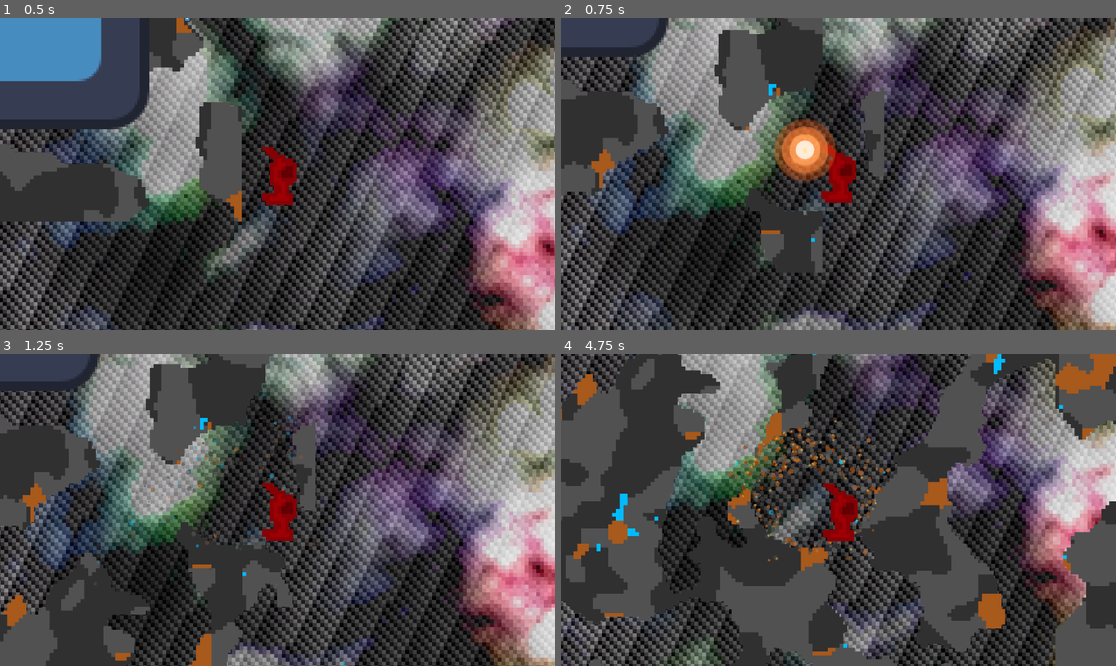
Above: before the commit, frames 1-4 (two rows, left to right).
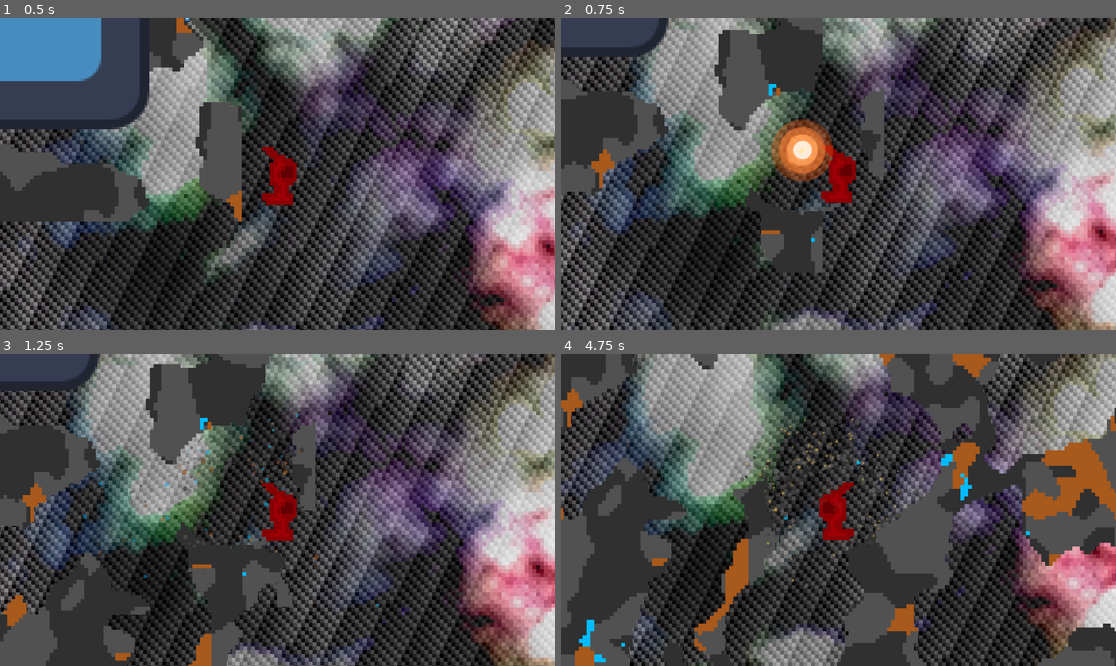
Above: after the commit, the same moments.

Repository: juusoHaaja/raketinheitin
Game: Godot game, scene res://function/world/main.tscn
Same seed, same stepped clock (60 frames per second), same inputs: the game is played once before the commit and once after it. The engine's default icon, where the game draws it, is replaced by a stand-in: a white triangle on a blue panel in a dark square.
Inputs (mouse positions are in pixels of both pictures, inside the frame that each line leads up to):
- Up to frame 1 (0.5 s): no input
- Up to frame 2 (0.75 s): move the mouse to (960, 158) at 0.52 s; hold D (right) from 0.53 s (still down); click (960, 158) at 0.67 s
- Up to frame 3 (1.25 s): keep holding D (right)
- Up to frame 4 (4.75 s): move the mouse to (727, 525) at 1.27 s; release D (right) at 1.28 s; hold S (down) 1.28-2.03 s; click (727, 525) at 1.42 s; move the mouse to (894, 441) at 2.02 s; hold D (right) 2.03-2.78 s; click (894, 441) at 2.17 s; move the mouse to (810, 572) at 2.77 s; hold W (up) 2.78-3.53 s; click (810, 572) at 2.92 s; move the mouse to (1005, 556) at 3.52 s; hold A (left) from 3.53 s (still down); click (1005, 556) at 3.67 s; move the mouse to (672, 463) at 4.27 s; click (672, 463) at 4.42 s

Frame 1 is identical in both runs. In frame 2, 0.8% of the frame differs, in the area x 33-56%, y 22-64%; in frame 3, 1.1%; in frame 4, 69%, in the area x 0-100%, y 0-100%.

Commit message:
FIREBALL

Diff:
--- a/function/player/player.gd
+++ b/function/player/player.gd
@@ -7,6 +7,7 @@
 @onready var collider = $CollisionShape2D
 @onready var boom_sfx: SoundEffect = $sfx/Explosions
 @onready var pickup_sfx: SoundEffect = $sfx/Pickup
+@onready var sprite = $Sprite2D
 
 var local_collisions: PackedVector2Array
 var jump_timer:Timer = Timer.new()
@@ -14,6 +15,8 @@
 var jump_on_cooldown = false
 
 var grappling_line_force: float = 100000.0
+
+var dir = false
 
 # Called when the node enters the scene tree for the first time.
 func _ready() -> void:
@@ -32,10 +35,16 @@
 
 # Called every frame. 'delta' is the elapsed time since the previous frame.
 func _process(delta: float) -> void:
-    pass
+    if wish_dir.x < 0:
+        dir = true
+    if wish_dir.x > 0:
+        dir = false
+    sprite.flip_h = dir
+
+var wish_dir = Vector2.ZERO
 
 func _physics_process(delta: float) -> void:
-    var wish_dir = Input.get_vector("left", "right", "up", "down")
+    wish_dir = Input.get_vector("left", "right", "up", "down")
 
     if grounded():
         if linear_velocity.x * wish_dir.x < 500.0:
--- a/function/world/main.gd
+++ b/function/world/main.gd
@@ -37,7 +37,7 @@
             circle_tool.set_radius(circle_tool.radius - 0.5)
             print("Explosion radius: ", circle_tool.radius)
 
-        if event.button_index == MOUSE_BUTTON_MIDDLE:
+        if event.button_index == MOUSE_BUTTON_RIGHT:
             shoot_grappling_hook()
 
 func shoot_rocket():
--- a/function/world/projectiles/projectile.gd
+++ b/function/world/projectiles/projectile.gd
@@ -4,7 +4,7 @@
 
 signal exploded
 
-@export var speed: float = 1000.0
+@export var speed: float = 700.0
 @export var explosion_radius: float = 4.0
 @export var lifetime: float = 5.0
 
--- a/function/world/projectiles/projectile.tscn
+++ b/function/world/projectiles/projectile.tscn
@@ -1,29 +1,36 @@
 [gd_scene format=3 uid="uid://qxeheckf7g0j"]
 
 [ext_resource type="Script" uid="uid://g08ntj675j4f" path="res://function/world/projectiles/projectile.gd" id="1_lonfr"]
-[ext_resource type="Texture2D" uid="uid://bp16g8v43xn1f" path="res://art/projectiles/rocket.png" id="2_lonfr"]
+[ext_resource type="Texture2D" uid="uid://5m4pnddbv8bv" path="res://art/projectiles/fireball.png" id="2_lonfr"]
 
 [sub_resource type="RectangleShape2D" id="RectangleShape2D_lonfr"]
 
-[sub_resource type="AtlasTexture" id="AtlasTexture_nwwg0"]
+[sub_resource type="AtlasTexture" id="AtlasTexture_lonfr"]
 atlas = ExtResource("2_lonfr")
 region = Rect2(0, 0, 16, 16)
 
-[sub_resource type="AtlasTexture" id="AtlasTexture_5xx18"]
+[sub_resource type="AtlasTexture" id="AtlasTexture_nwwg0"]
 atlas = ExtResource("2_lonfr")
 region = Rect2(16, 0, 16, 16)
 
-[sub_resource type="AtlasTexture" id="AtlasTexture_h6voe"]
+[sub_resource type="AtlasTexture" id="AtlasTexture_5xx18"]
 atlas = ExtResource("2_lonfr")
 region = Rect2(32, 0, 16, 16)
 
+[sub_resource type="AtlasTexture" id="AtlasTexture_h6voe"]
+atlas = ExtResource("2_lonfr")
+region = Rect2(48, 0, 16, 16)
+
 [sub_resource type="AtlasTexture" id="AtlasTexture_tqh5s"]
 atlas = ExtResource("2_lonfr")
-region = Rect2(48, 0, 16, 16)
+region = Rect2(64, 0, 16, 16)
 
 [sub_resource type="SpriteFrames" id="SpriteFrames_u33cf"]
 animations = [{
 "frames": [{
+"duration": 1.0,
+"texture": SubResource("AtlasTexture_lonfr")
+}, {
 "duration": 1.0,
 "texture": SubResource("AtlasTexture_nwwg0")
 }, {
@@ -38,7 +45,7 @@
 }],
 "loop": true,
 "name": &"default",
-"speed": 32.0
+"speed": 16.0
 }]
 
 [node name="Projectile" type="Area2D" unique_id=1683257601]
@@ -53,4 +60,4 @@
 scale = Vector2(4, 4)
 sprite_frames = SubResource("SpriteFrames_u33cf")
 autoplay = "default"
-frame_progress = 0.8695855
+frame_progress = 0.495093
Binary file added: art/projectiles/fireball.png
Not shown, added: art/projectiles/fireball.png.import
